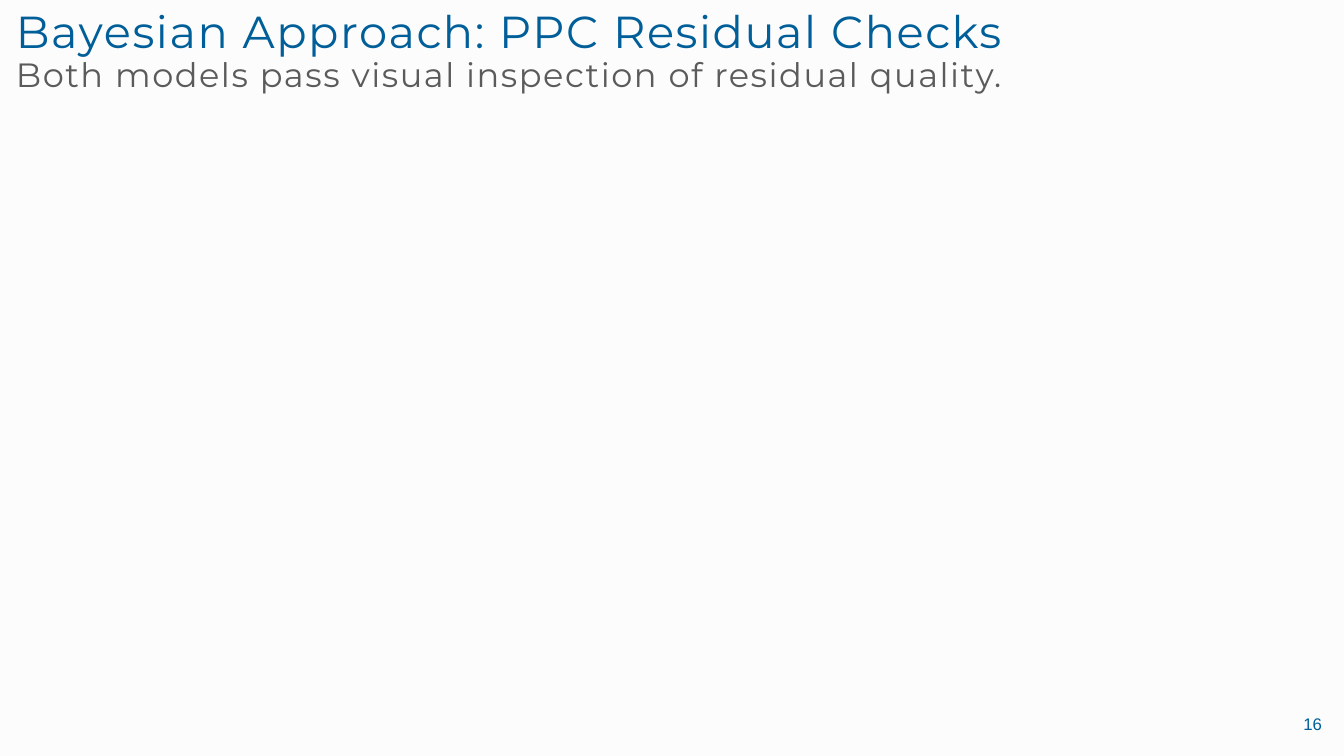
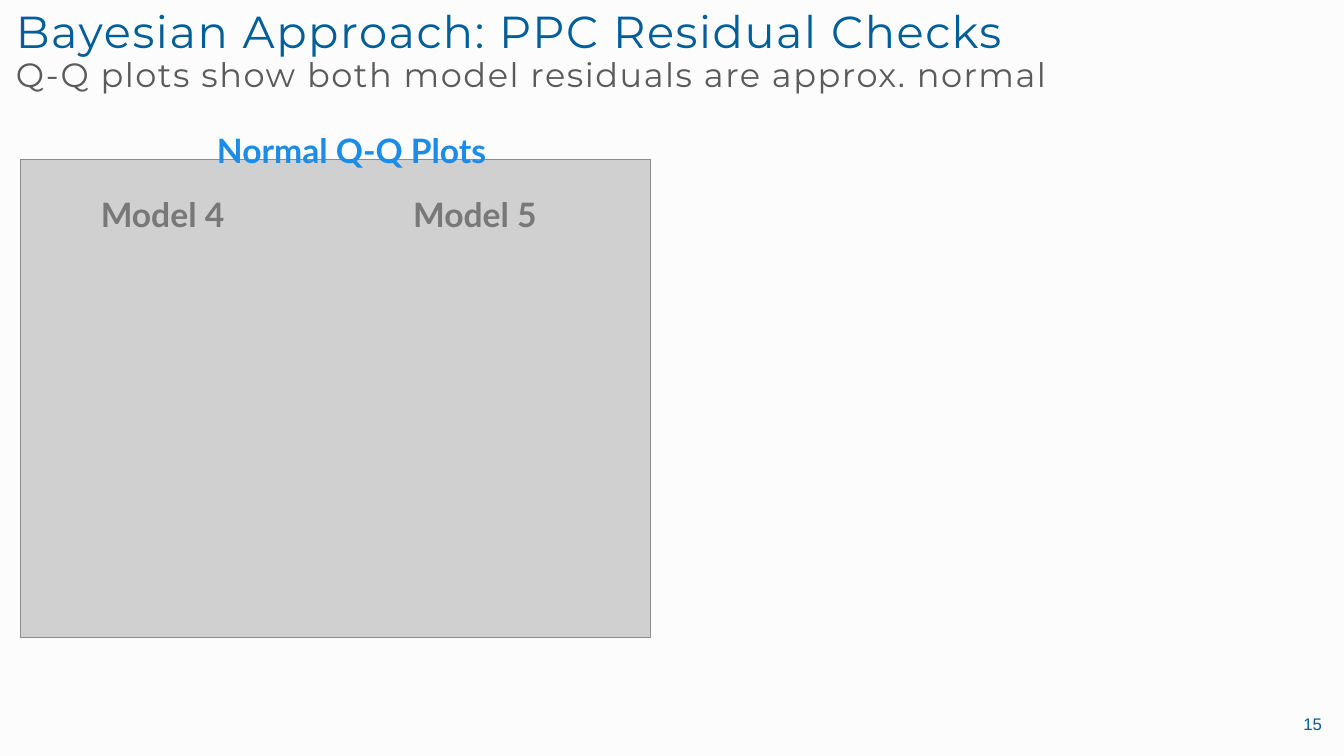
Before and after one commit to landonme/Lowering-BAC-Bayesian-vs.-Frequentist, a slide deck: slide 15 of final presentation.pptx (slide 16 before the commit). Drawn at 1344x756 pixels with LibreOffice and Linux fonts; fonts in the diff are those of the drawing; grey boxes stand for pictures. Boxes give left, top, right and bottom in pixels: in the first picture for what was removed or moved away, otherwise in the second. Text is boxed around its words. In the diff, an @@ line names an element or a change of style, - is before the commit and + after.

```diff
--- a/final presentation.pptx
+++ b/final presentation.pptx
@@ title at bbox=[16, 14, 1046, 94]: text changed @@
-Bayesian Approach: PPC Residual Checks
-Both models pass visual inspection of residual quality.
+Bayesian Approach: PPC Residual Checks
+Q-Q plots show both model residuals are approx. normal
@@ text added at bbox=[217, 134, 486, 168], 24 pt, text #1B8CE7, bold @@
+Normal Q-Q Plots
@@ picture added at bbox=[20, 159, 650, 637] @@
@@ text added at bbox=[101, 202, 224, 227], 24 pt, text #787878, bold @@
+Model 4
@@ text added at bbox=[413, 202, 536, 227], 24 pt, text #787878, bold @@
+Model 5
@@ page number at bbox=[1303, 718, 1322, 730]: text changed @@
-16
+15
```
Also in this commit, not shown: 4 other slides changed, 5 slides added, 1 slide removed, 1 other file.
